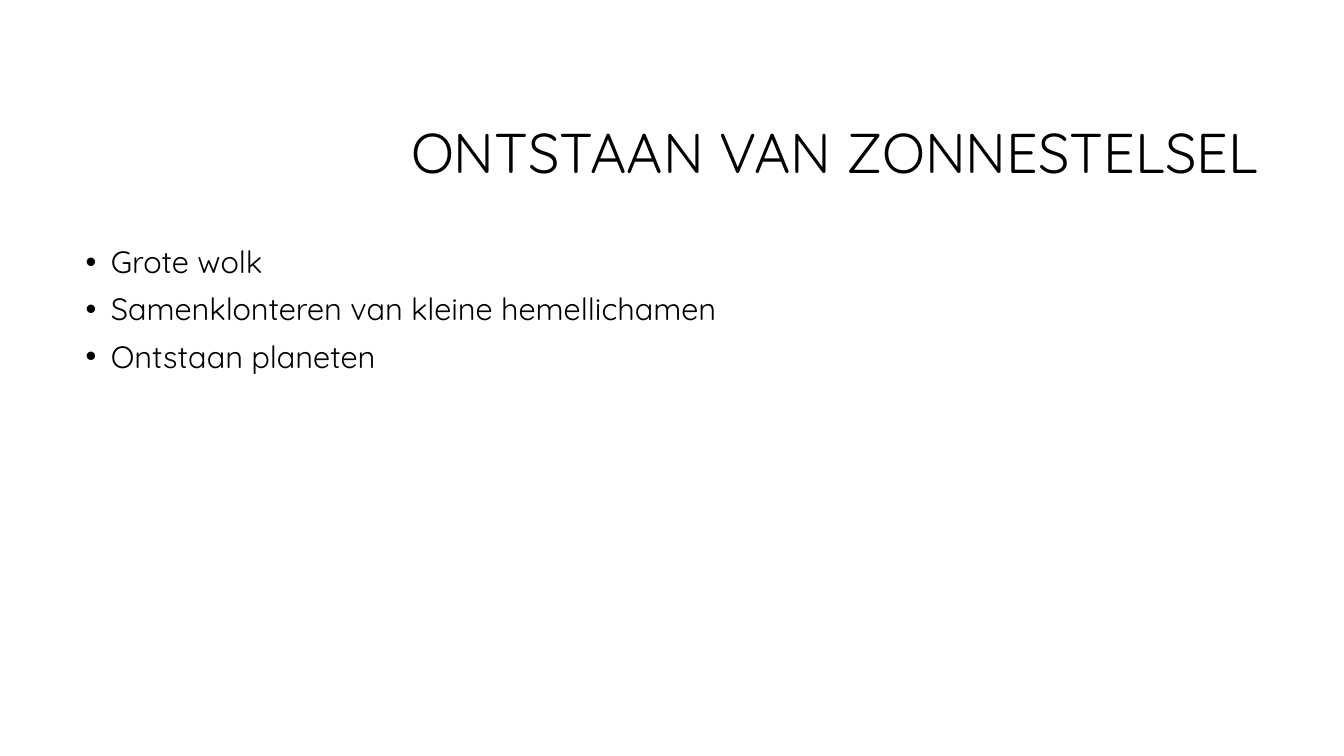
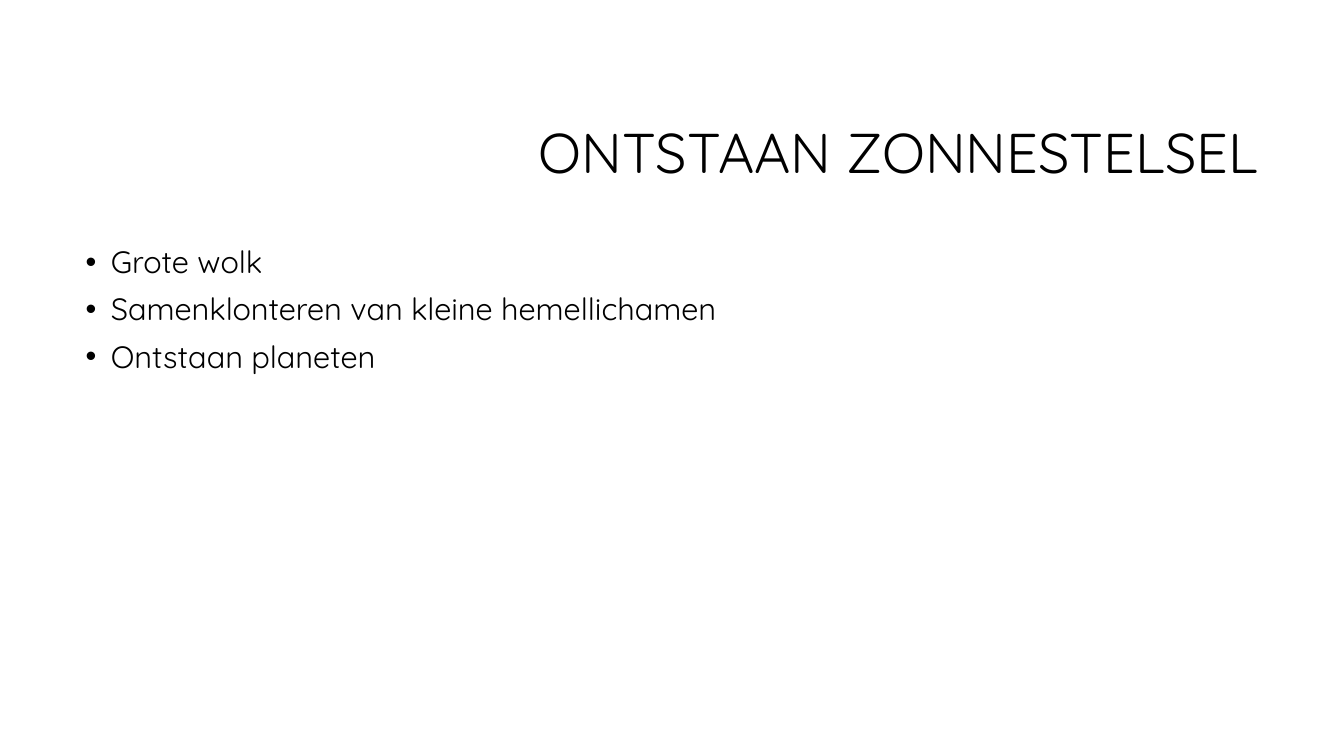
Before and after one commit to CBarendrecht/mod2b, a slide deck: slide 2 of Presentatie/Presentatie.pptx. Drawn at 1344x756 pixels with LibreOffice and Linux fonts; fonts in the diff are those of the drawing; background and template pictures are left out. Boxes give left, top, right and bottom in pixels: in the first picture for what was removed or moved away, otherwise in the second. Text is boxed around its words. In the diff, an @@ line names an element or a change of style, - is before the commit and + after.

```diff
--- a/Presentatie/Presentatie.pptx
+++ b/Presentatie/Presentatie.pptx
@@ title at box(539, 133, 1259, 174): text changed @@
-ONTSTAAN VAN ZONNESTELSEL
+ONTSTAAN ZONNESTELSEL
```
Also in this commit, not shown: 3 other slides changed.
